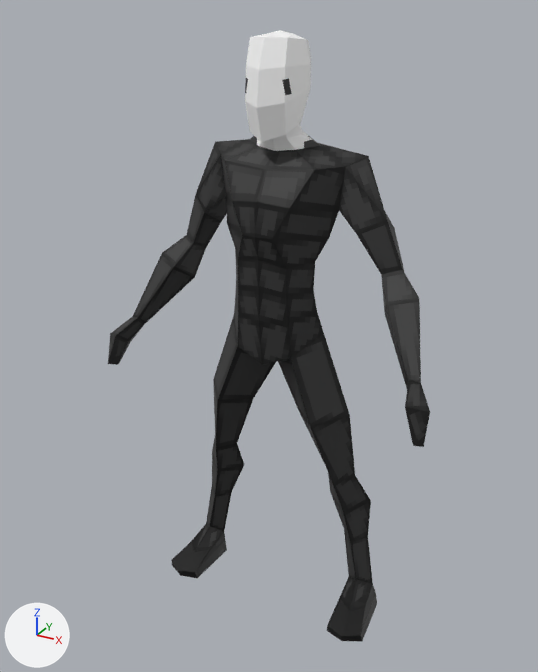
The glTF model assets/models/character.glb as it was, and as the next commit left it.
Both versions are drawn from a 50 mm camera at (3.11, -6.13, 5.88) aimed at (-0.06, -0.36, 3.0). Arrows for +X, +Y and +Z are at lower left; the lights stay in place.
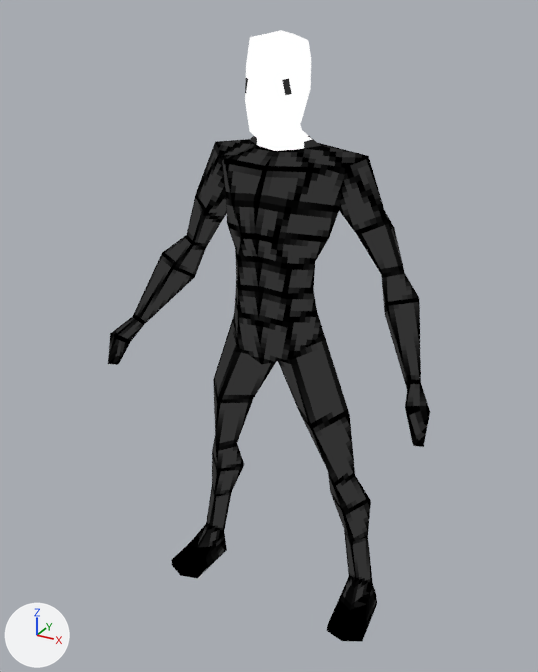
Changed parts and their boxes [x1, y1, x2, y2] in the pictures (538 x 672 px):
'Cube.001', recoloured
    both: [108, 30, 430, 642]

The change, as a diff of the scene's bpy script:
```diff
--- a/assets/models/character.glb.py
+++ b/assets/models/character.glb.py
@@ mat_material @@
 _N = mat_material.node_tree.nodes; _L = mat_material.node_tree.links
-n0 = _N.new('ShaderNodeBsdfPrincipled'); n0.name = 'Principled BSDF'
+n3 = _N.new('ShaderNodeEmission'); n3.name = 'Emission'
+n4 = _N.new('ShaderNodeLightPath'); n4.name = 'Light Path'
+n5 = _N.new('ShaderNodeBsdfTransparent'); n5.name = 'Transparent BSDF'
+n6 = _N.new('ShaderNodeMixShader'); n6.name = 'Mix Shader'
 n1 = _N.new('ShaderNodeOutputMaterial'); n1.name = 'Material Output'
@@ mat_material @@
 n2 = _N.new('ShaderNodeTexImage'); n2.name = 'Image Texture'
 n2.interpolation = 'Closest'
-_L.new(n0.outputs[0], n1.inputs[0])  # 'BSDF' to 'Surface'
-_L.new(n2.outputs[0], n0.inputs[0])  # 'Color' to 'Base Color'
+_L.new(n4.outputs[0], n6.inputs[0])  # 'Is Camera Ray' to 'Factor'
+_L.new(n5.outputs[0], n6.inputs[1])  # 'BSDF' to 'Shader'
+_L.new(n3.outputs[0], n6.inputs[2])  # 'Emission' to 'Shader'
+_L.new(n6.outputs[0], n1.inputs[0])  # 'Shader' to 'Surface'
+_L.new(n2.outputs[0], n3.inputs[0])  # 'Color' to 'Color'
```
